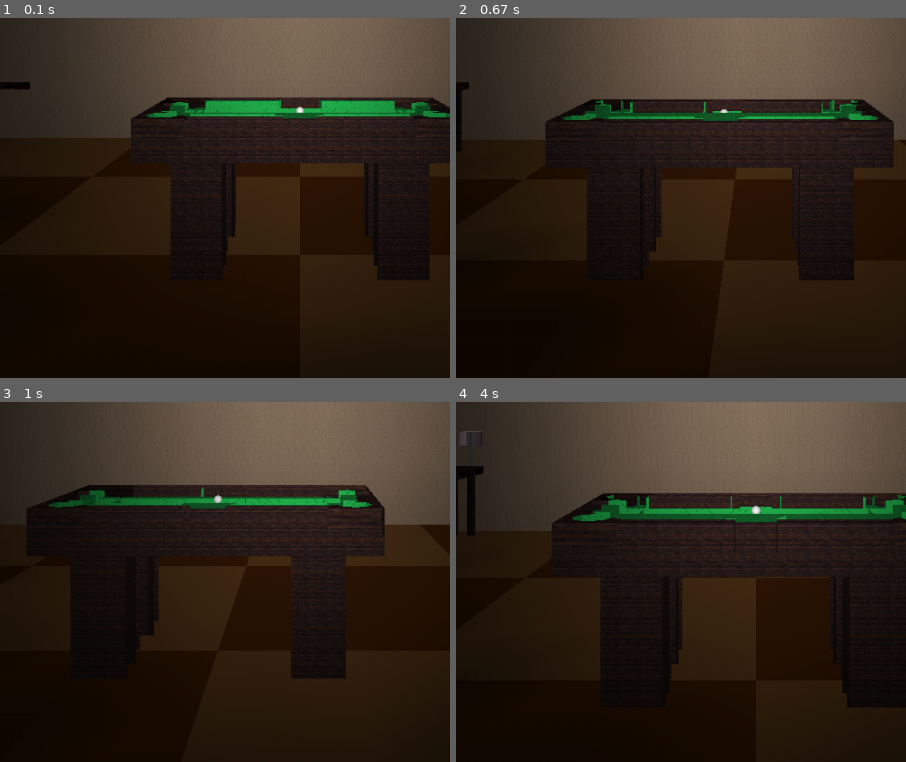
Above: before the commit, frames 1-4 (two rows, left to right).
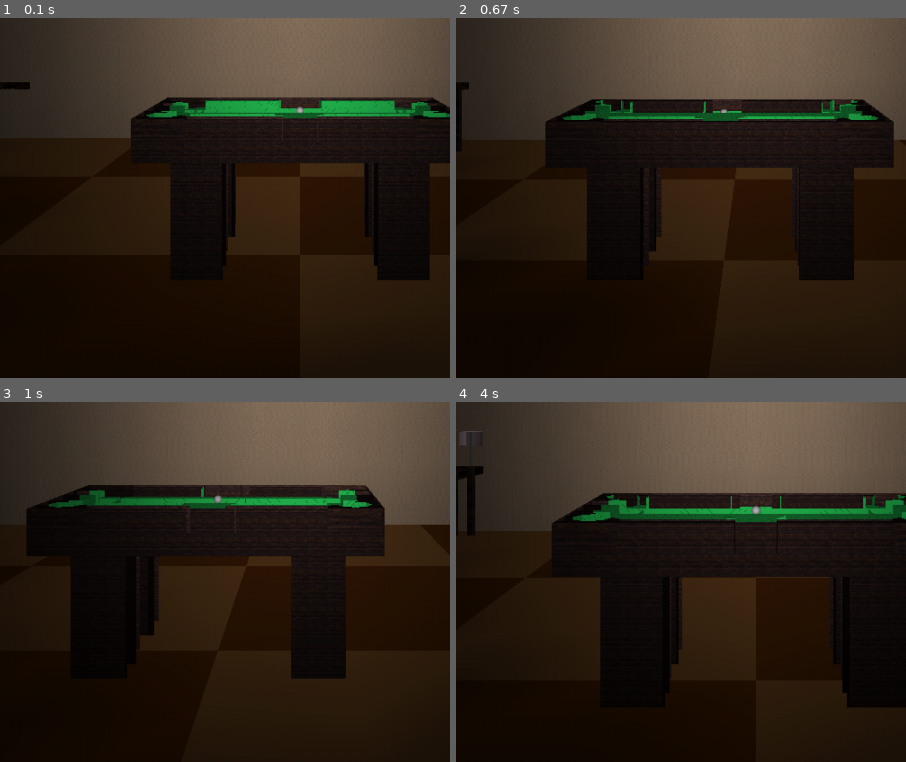
Above: after the commit, the same moments.

Repository: mikepmerritt/graphics-project-3
Game: pygame game, started from interactive_scene_pygame.py
Same seed, same stepped clock (60 frames per second), same inputs: the game is played once before the commit and once after it.
Inputs:
- Up to frame 1 (0.1 s): no input
- Up to frame 2 (0.67 s): hold D from 0.33 s (still down)
- Up to frame 3 (1 s): release D at 0.8 s; hold W from 0.83 s (still down)
- Up to frame 4 (4 s): release W at 1.3 s; hold D 1.33-1.8 s; hold A 1.83-2.37 s; hold S 2.4-2.87 s; hold A 2.9-3.37 s; hold W 3.4-3.87 s; hold D from 3.9 s (still down)
The pictures show only the part of the screen within x 17-67%, y 50-100%; the shares and areas given below are measured in that part.

The runs differ from the first frame. In frame 1, less than 0.1% of the frame differs, in the area x 65-68%, y 24-27%; in frame 2, less than 0.1%; in frame 3, less than 0.1%; in frame 4, less than 0.1%, in the area x 65-68%, y 28-32%.

Commit message:
implemented square painting frame

Diff:
--- a/interactive_scene_pygame.py
+++ b/interactive_scene_pygame.py
@@ -1645,6 +1645,7 @@
 # TODO: implement disabling
 # draws a painting on the xy-plane based on the lighting
 def draw_wall_picture(x, y, z, width, height):
+    # move to corner to draw the painting canvas
     glPushMatrix()
     glTranslatef(x - (width / 2), (y - height / 2), z)
     set_painting_material(GL_FRONT)
@@ -1665,14 +1666,78 @@
 
     glPopMatrix()
 
+    # move to center to draw the frame
+    glPushMatrix()
+    glTranslatef(x, y, z)
+    set_wood_support_material(GL_FRONT)
+
+    frame_size = 1
+
+    # left side
+    draw_trapezoidal_prism(- width / 2 - frame_size / 2, 0, 0, frame_size, height + 2 * frame_size, frame_size, 3, 10, 3, table_support_texture)
+    # bottom side
+    glRotatef(90, 0, 0, 1)
+    draw_trapezoidal_prism(- height / 2 - frame_size / 2, 0, 0, frame_size, width + 2 * frame_size, frame_size, 3, 10, 3, table_support_texture)
+    # right side
+    glRotatef(90, 0, 0, 1)
+    draw_trapezoidal_prism(- width / 2 - frame_size / 2, 0, 0, frame_size, height + 2 * frame_size, frame_size, 3, 10, 3, table_support_texture)
+    # top side
+    glRotatef(90, 0, 0, 1)
+    draw_trapezoidal_prism(- height / 2 - frame_size / 2, 0, 0, frame_size, width + 2 * frame_size, frame_size, 3, 10, 3, table_support_texture)
+
+    glPopMatrix()
+
 # draws a trapezoidal prism, used for the painting frame
 # the trapezoid shape is essentially a rectangular prism with a 30 degree
 #   angle up on the inside portion
-def draw_trapezoidal_prism(x, y, z, x_size, y_size, z_size, x_slices, y_slices, z_slices):
+def draw_trapezoidal_prism(x, y, z, x_size, y_size, z_size, x_slices, y_slices, z_slices, texture_name, stretch=True):
     # move to cube location
     glPushMatrix()
     glTranslate(x, y, z)
 
+    # Draw side 1 (+z)
+    glPushMatrix()
+    glTranslate(-x_size/2, -y_size/2, z_size/2)
+    draw_textured_plane(x_size, y_size, x_slices, y_slices, texture_name, stretch)
+    glPopMatrix()
+
+    # Draw side 2 (-z)
+    glPushMatrix()
+    glTranslate(x_size/2, -y_size/2, -z_size/2)
+    glRotated(180, 0, 1, 0)
+    draw_textured_plane(x_size, y_size, x_slices, y_slices, texture_name, stretch)
+    glPopMatrix()
+
+    # Draw side 3 (-x)
+    glPushMatrix()
+    glTranslate(-x_size/2, -y_size/2, -z_size/2)
+    glRotatef(-90, 0, 1, 0)
+    draw_textured_plane(z_size, y_size, z_slices, y_slices, texture_name, stretch)
+    glPopMatrix()
+
+    # Draw side 4 (+x)
+    glPushMatrix()
+    glTranslatef(x_size/2, -y_size/2, z_size/2)
+    glRotatef(90, 0, 1, 0)
+    draw_textured_plane(z_size, y_size, z_slices, y_slices, texture_name, stretch)
+    glPopMatrix()
+
+    # TODO: fix to be trapezoid shaped
+    # # Draw side 5 (-y)
+    # glPushMatrix()
+    # glTranslatef(-x_size/2, -y_size/2, -z_size/2)
+    # glRotatef(90, 1, 0, 0)
+    # draw_textured_plane(x_size, z_size, x_slices, z_slices, texture_name, stretch)
+    # glPopMatrix()
+
+    # # Draw side 6 (+y)
+    # glPushMatrix()
+    # glTranslatef(-x_size/2, y_size/2, z_size/2)
+    # glRotatef(-90, 1, 0, 0)
+    # draw_textured_plane(x_size, z_size, x_slices, z_slices, texture_name, stretch)
+    # glPopMatrix()
+
+    # return
     glPopMatrix()
 
 # TODO: implement
@@ -1745,7 +1810,10 @@
 
 # helper method to set the material properties for the table supports
 def set_wood_support_material(face):
-    pass # TODO: find and implement
+    glMaterialfv(face, GL_AMBIENT, [0.2, 0.2, 0.2, 1.0])
+    glMaterialfv(face, GL_DIFFUSE, [0.8, 0.8, 0.8, 1.0])
+    glMaterialfv(face, GL_SPECULAR, [0.1, 0.1, 0.1, 1.0])
+    glMaterialf(face, GL_SHININESS, 10.0)
 
 # helper method to set the material properties for the painting on the wall
 # TODO: update to be different from felt
